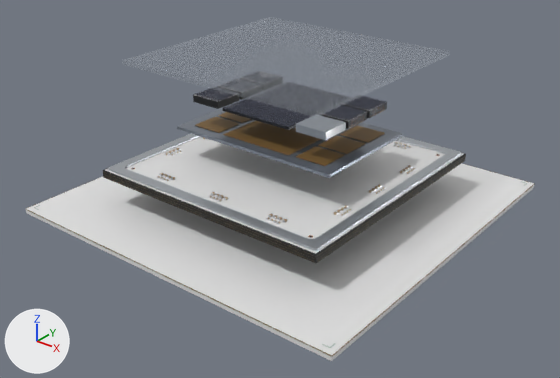
Renders of the glTF model public/models/compute-chip-h100.glb from each side of a commit.
One viewpoint serves both versions: a camera (50 mm lens) standing at (0.1422, -0.1821, 0.1144) and looking at (0.0029, -0.008, 0.0064). The lights are fixed; the arrows at lower left show +X, +Y and +Z. The picture after the commit comes second. Where no turn or scale is listed for an object, it has been applied to the vertices. Vertices at exactly the same position are counted once.

Names of what the first picture shows: 'Package stiffener ring', 'REFERENCE_chip-h100_0000', 'REFERENCE_chip-h100_0001', 'REFERENCE_chip-h100_0002', 'REFERENCE_chip-h100_0004', 'REFERENCE_chip-h100_0011', 'REFERENCE_chip-h100_0012', 'REFERENCE_chip-h100_0013', 'REFERENCE_chip-h100_0014', 'REFERENCE_chip-h100_0015', 'REFERENCE_chip-h100_0016', 'REFERENCE_chip-h100_0019' and 4 more.
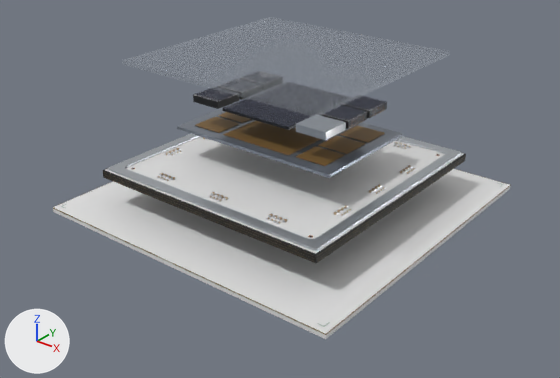
Boxes [x1, y1, x2, y2] around the edits, measured in the pictures (560 x 378 px; the box of a moved part takes in the faces that stretch with it):
'REFERENCE_chip-h100_0000', rescaled (10% narrower, 14% shorter)
    before: [26, 163, 534, 361]
    after: [53, 169, 510, 339]
'REFERENCE_chip-h100_0016', reshaped (10% narrower, 11% shorter)
    before: [26, 157, 534, 357]
    after: [53, 157, 511, 335]
part 2 of me_mesh_16_003, moved or reshaped
    before: [26, 209, 332, 357]
    after: [53, 208, 326, 335]
part 3 of me_mesh_16_003, moved or reshaped
    before: [332, 184, 534, 356]
    after: [326, 185, 511, 335]

The edits, one by one:
me_mesh_0_003 is used by ob_reference_chip_h100_0000; location (0.0, 0.0, -0.0008).
me_mesh_0_003 had 56 vertices, 108 faces and spanned x -0.06..0.06, y -0.06..0.06, z -0.0008..0.0008.
me_mesh_0_003 now has 56 vertices, 108 faces and spans x -0.054..0.054, y -0.054..0.054, z -0.0008..0.0008.
me_mesh_0_003 part 1: the whole mesh is scaled about its middle by (0.9, 0.9, 1).
me_mesh_16_003 is used by ob_reference_chip_h100_0016; location (0.0, 0.0, 0.0).
me_mesh_16_003 had 896 vertices, 1728 faces and spanned x -0.0601..0.0601, y -0.0601..0.0601, z -0.0002..0.0118.
me_mesh_16_003 now has 896 vertices, 1728 faces and spans x -0.0541..0.0541, y -0.0541..0.0541, z -0.0002..0.0118.
me_mesh_16_003 part 2: the loose piece of 56 vertices spanning x -0.06..0.06, y -0.0601..-0.0599, z -0.0002..0.0 is scaled about its middle by (0.9, 1, 1), then moved by (0.0, 0.006, 0.0).
me_mesh_16_003 part 3: the loose piece of 56 vertices spanning x 0.0599..0.0601, y -0.06..0.06, z -0.0002..0.0 is scaled about its middle by (1, 0.9, 1), then moved by (-0.006, 0.0, 0.0).
Other edits to the shape of me_mesh_16_003 do not show in these pictures.
